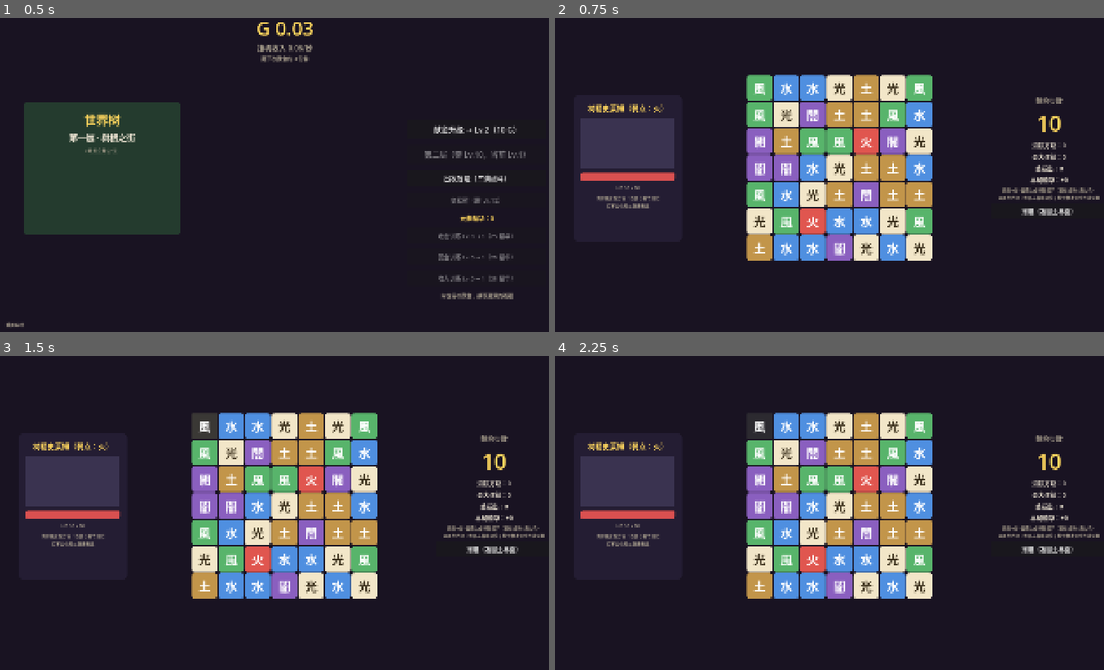
Above: before the commit, frames 1-4 (two rows, left to right).
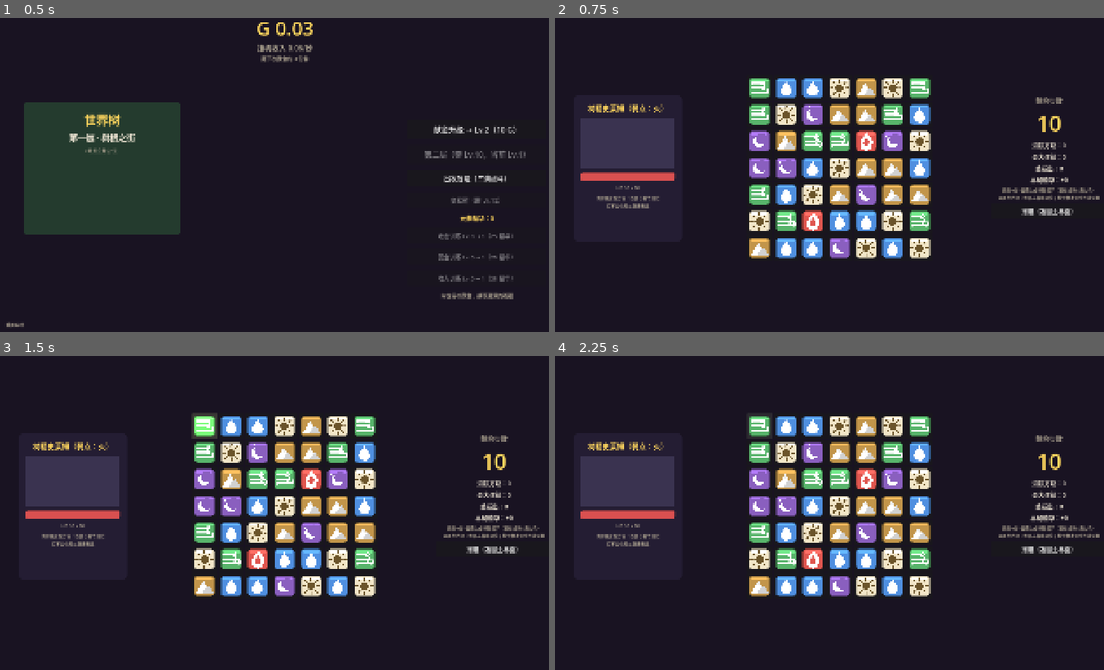
Above: after the commit, the same moments.

Repository: MengUkal/--Idle-simulation-management-self-test
Game: Godot game, scene res://scenes/main/main.tscn
Two runs of this game, one before a commit and one after it. Both use one fixed random seed, a clock stepped at 60 frames per second and the inputs below.
Inputs (mouse positions are in pixels of both pictures, inside the frame that each line leads up to):
- Up to frame 1 (0.5 s): no input
- Up to frame 2 (0.75 s): click "出发冒险（三消战斗）" at 0.5 s
- Up to frame 3 (1.5 s): click (203, 425) at 1.25 s, where only the run before the commit has a clickable "風"
- Up to frame 4 (2.25 s): click (758, 425) at 2.02 s

Frame 1 is identical in both runs. In frame 2, 13% of the frame differs, in the area x 34-69%, y 18-78%; in frame 3, 13%; in frame 4, 13%.

Commit message:
feat: user-tuned market layout (editor drags) + battle.gd retreat button members
- market.tscn: user's saved panel arrangement from editor drag-adjust
- main.tscn: canonical node names (v3 rename pass)
- battle.gd: retreat confirm buttons as members (bind refs)

Diff:
--- a/scenes/battle/battle.gd
+++ b/scenes/battle/battle.gd
@@ -4,8 +4,8 @@
 ## 脚本通过 %唯一名 绑定节点——重命名/移动节点不会破坏引用，删除才会。
 ## 规则【已拍板】：每次消除 = 一次攻击；弱点 ×2；连锁每波 +20%；
 ## 步数内击杀得赏金；耗尽无赏金。特殊棋子：直线/爆炸/魔力鸟 + 组合技。
-
-const COL_GOLD := Color("ffd75e")
+## 棋子视觉：assets/art/tiles/ 图标纹理（tools/artgen.py 程序化生成，2026-10-10 接入）。
+
 const TILE := 84.0
 const STEP := 88.0  # TILE + 间距
 
@@ -19,7 +19,7 @@
 var steps_left := 0
 var selected := Vector2i(-1, -1)
 var tiles: Array = []
-var _tile_styles: Array = []
+var _tex_cache := {}  # 棋子图标纹理缓存（tools/artgen.py 产物，按路径懒加载）
 
 # 本局统计
 var total_cleared := 0
@@ -42,8 +42,6 @@
 var _retreat_confirm: Control
 var _toast: Label
 var _toast_tween: Tween
-var _bird_sb: StyleBoxFlat
-var _special_style_cache := {}
 var _busy := false
 var _pending_result := 0  # 0 无 / 1 胜利 / 2 失败（动画结束后再弹结算）
 
@@ -142,7 +140,6 @@
 			var b := Button.new()
 			b.position = _cell_pos(Vector2i(c, r))
 			b.size = Vector2(TILE, TILE)
-			b.add_theme_font_size_override("font_size", 40)
 			b.focus_mode = Control.FOCUS_NONE
 			b.pressed.connect(_on_tile_pressed.bind(Vector2i(c, r)))
 			board_layer.add_child(b)
@@ -293,19 +290,9 @@
 			var b: Button = tiles[r][c]
 			var v: int = board.grid[r][c]
 			var sp: int = board.special_at(r, c)
-			# 属性文字恒为大号单字；特殊棋子底色压暗 + 形状边框 + 亮色文字（保证对比度）
-			b.text = "鸟" if sp == Match3Board.SPECIAL_BIRD else Balance.ELEMENT_NAMES[v]
-			b.add_theme_font_size_override("font_size", 40)
-			var col: Color = Balance.ELEMENT_TEXT_COLORS[v] if v >= 0 else COL_GOLD
-			if sp == Match3Board.SPECIAL_BIRD:
-				b.add_theme_stylebox_override("normal", _bird_style())
-				col = COL_GOLD
-			elif sp != Match3Board.SPECIAL_NONE:
-				b.add_theme_stylebox_override("normal", _special_style(v, sp))
-				col = Color("e8e0cf")  # 压暗底色上统一用亮色字，保证属性可读
-			else:
-				b.add_theme_stylebox_override("normal", _tile_style(v))
-			b.add_theme_color_override("font_color", col)
+			b.text = ""
+			b.icon = _tile_texture(v, sp)
+			b.expand_icon = true
 			b.modulate = Color(1.4, 1.4, 1.15) if selected == Vector2i(c, r) else Color.WHITE
 
 
@@ -323,45 +310,32 @@
 	_hp_label.text = "HP %d / %d" % [ceili(maxf(monster_hp, 0.0)), monster_hp_max]
 
 
-func _tile_style(element: int) -> StyleBoxFlat:
-	while _tile_styles.size() <= element:
-		var i := _tile_styles.size()
-		var sb := StyleBoxFlat.new()
-		sb.bg_color = Balance.ELEMENT_COLORS[i]
-		sb.set_corner_radius_all(10)
-		_tile_styles.append(sb)
-	return _tile_styles[element]
-
-
-func _special_style(element: int, sp: int) -> StyleBoxFlat:
-	var key := "%d_%d" % [element, sp]
-	if _special_style_cache.has(key):
-		return _special_style_cache[key]
-	var sb: StyleBoxFlat = _tile_style(element).duplicate()
-	sb.bg_color = sb.bg_color.darkened(0.5)  # 底色压暗，与普通棋子拉开
-	sb.border_color = Color(1, 1, 1, 1)
+# ---------- 棋子图标（tools/artgen.py 程序化生成，见 docs/游戏设计文档.md §13） ----------
+
+const ELEMENT_EN := ["fire", "water", "wind", "earth", "light", "dark"]
+const TILE_TEX_FMT := "res://assets/art/tiles/tile_%d_%s_%s.png"
+const TEX_BIRD := "res://assets/art/tiles/tile_bird.png"
+
+
+func _tile_texture(v: int, sp: int) -> Texture2D:
+	## 普通棋子 = 元素图标；直线/爆炸 = 压暗底 + 白色标记组合图标；魔力鸟 = 专属图标
+	if sp == Match3Board.SPECIAL_BIRD:
+		return _cached_tex(TEX_BIRD)
+	var tag := "plain"
 	match sp:
 		Match3Board.SPECIAL_LINE_H:
-			sb.border_width_top = 8
-			sb.border_width_bottom = 8
+			tag = "lh"
 		Match3Board.SPECIAL_LINE_V:
-			sb.border_width_left = 8
-			sb.border_width_right = 8
+			tag = "lv"
 		Match3Board.SPECIAL_BOMB:
-			sb.set_border_width_all(7)
-			sb.border_color = COL_GOLD
-	_special_style_cache[key] = sb
-	return sb
-
-
-func _bird_style() -> StyleBoxFlat:
-	if _bird_sb == null:
-		_bird_sb = StyleBoxFlat.new()
-		_bird_sb.bg_color = Color("3a2f55")
-		_bird_sb.set_corner_radius_all(10)
-		_bird_sb.border_color = COL_GOLD
-		_bird_sb.set_border_width_all(4)
-	return _bird_sb
+			tag = "bomb"
+	return _cached_tex(TILE_TEX_FMT % [v, ELEMENT_EN[clampi(v, 0, 5)], tag])
+
+
+func _cached_tex(path: String) -> Texture2D:
+	if not _tex_cache.has(path):
+		_tex_cache[path] = load(path)
+	return _tex_cache[path]
 
 
 func _spawn_damage_number(amount: int, weak: bool) -> void:
@@ -421,7 +395,7 @@
 	return Vector2(cell.x * STEP, cell.y * STEP)
 
 
-## 有效交换：两钮互换位置（数据已交换，动画结束后按格刷新文字）
+## 有效交换：两钮互换位置（数据已交换，动画结束后按格刷新图标）
 func _anim_swap_move(a: Vector2i, b: Vector2i) -> void:
 	var ba: Button = tiles[a.y][a.x]
 	var bb: Button = tiles[b.y][b.x]
--- a/scenes/main/main.tscn
+++ b/scenes/main/main.tscn
@@ -1,6 +1,6 @@
-[gd_scene format=3]
-
-[ext_resource type="Script" path="res://scenes/main/main.gd" id="1_main"]
+[gd_scene format=3 uid="uid://b5r0jmewl8ddg"]
+
+[ext_resource type="Script" uid="uid://nng2q8gl7vk" path="res://scenes/main/main.gd" id="1_main"]
 
 [sub_resource type="StyleBoxFlat" id="StyleBoxFlat_hyk8p"]
 content_margin_left = 28.0
--- a/scenes/market/market.tscn
+++ b/scenes/market/market.tscn
@@ -1,7 +1,7 @@
-[gd_scene format=3]
-
-[ext_resource type="Script" path="res://scenes/market/market.gd" id="1_market"]
-[ext_resource type="Script" path="res://scenes/market/kline_chart.gd" id="2_uiuro"]
+[gd_scene format=3 uid="uid://dvt4a31qydiht"]
+
+[ext_resource type="Script" uid="uid://b4xyay6bsj2os" path="res://scenes/market/market.gd" id="1_market"]
+[ext_resource type="Script" uid="uid://nr88shpfxiai" path="res://scenes/market/kline_chart.gd" id="2_uiuro"]
 
 [sub_resource type="StyleBoxFlat" id="StyleBoxFlat_apks8"]
 content_margin_left = 20.0
@@ -147,15 +147,18 @@
 horizontal_alignment = 1
 
 [node name="ChartPanel" type="PanelContainer" parent="." unique_id=826334767]
-layout_mode = 0
+layout_mode = 1
+anchors_preset = 8
 anchor_left = 0.5
 anchor_top = 0.5
 anchor_right = 0.5
 anchor_bottom = 0.5
-offset_left = -445.0
-offset_top = -310.0
-offset_right = 445.0
-offset_bottom = 150.0
+offset_left = -447.0
+offset_top = -220.0
+offset_right = 443.0
+offset_bottom = 240.0
+grow_horizontal = 2
+grow_vertical = 2
 theme_override_styles/panel = SubResource("StyleBoxFlat_cgn7w")
 
 [node name="ChartBox" type="VBoxContainer" parent="ChartPanel" unique_id=1850990595]
